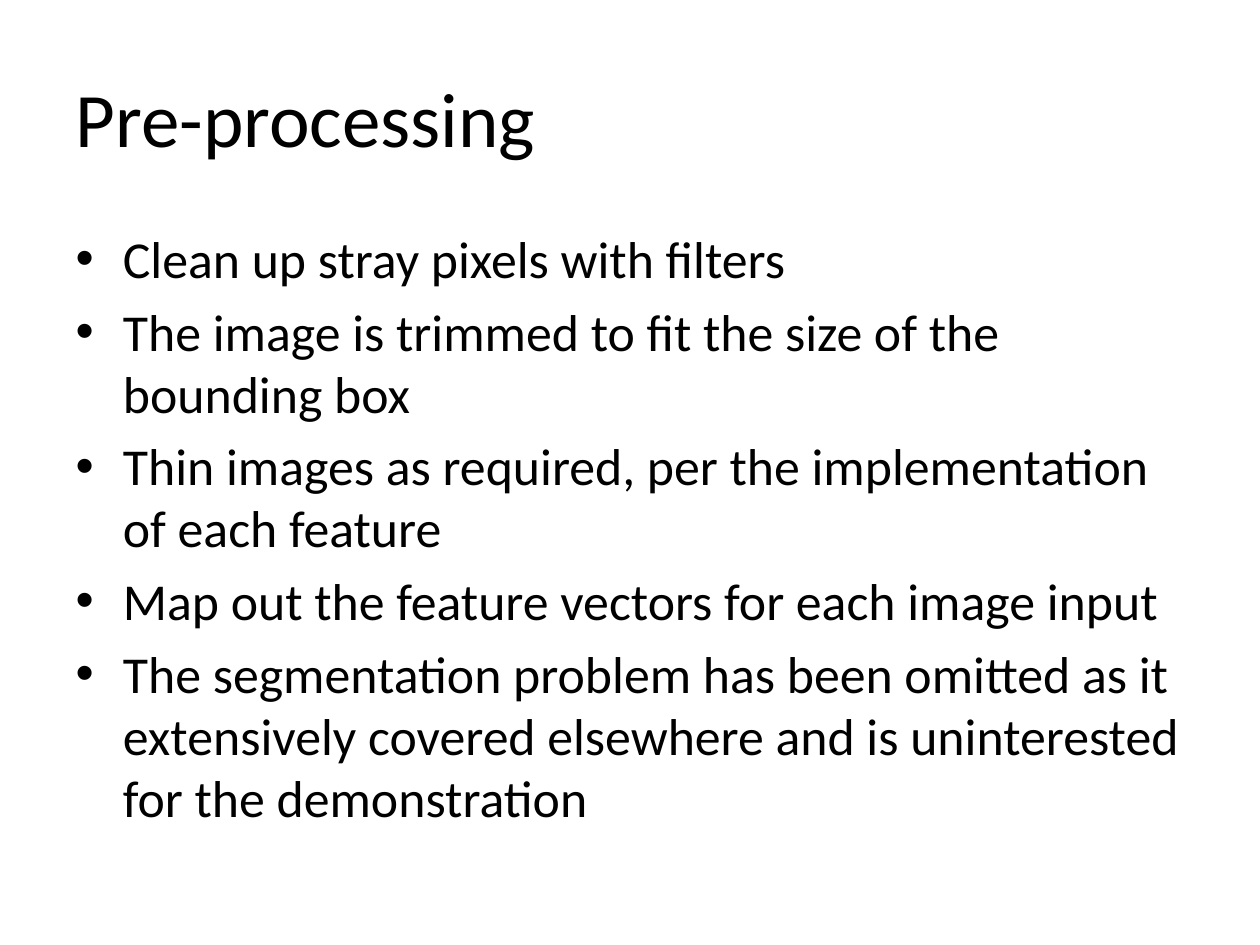
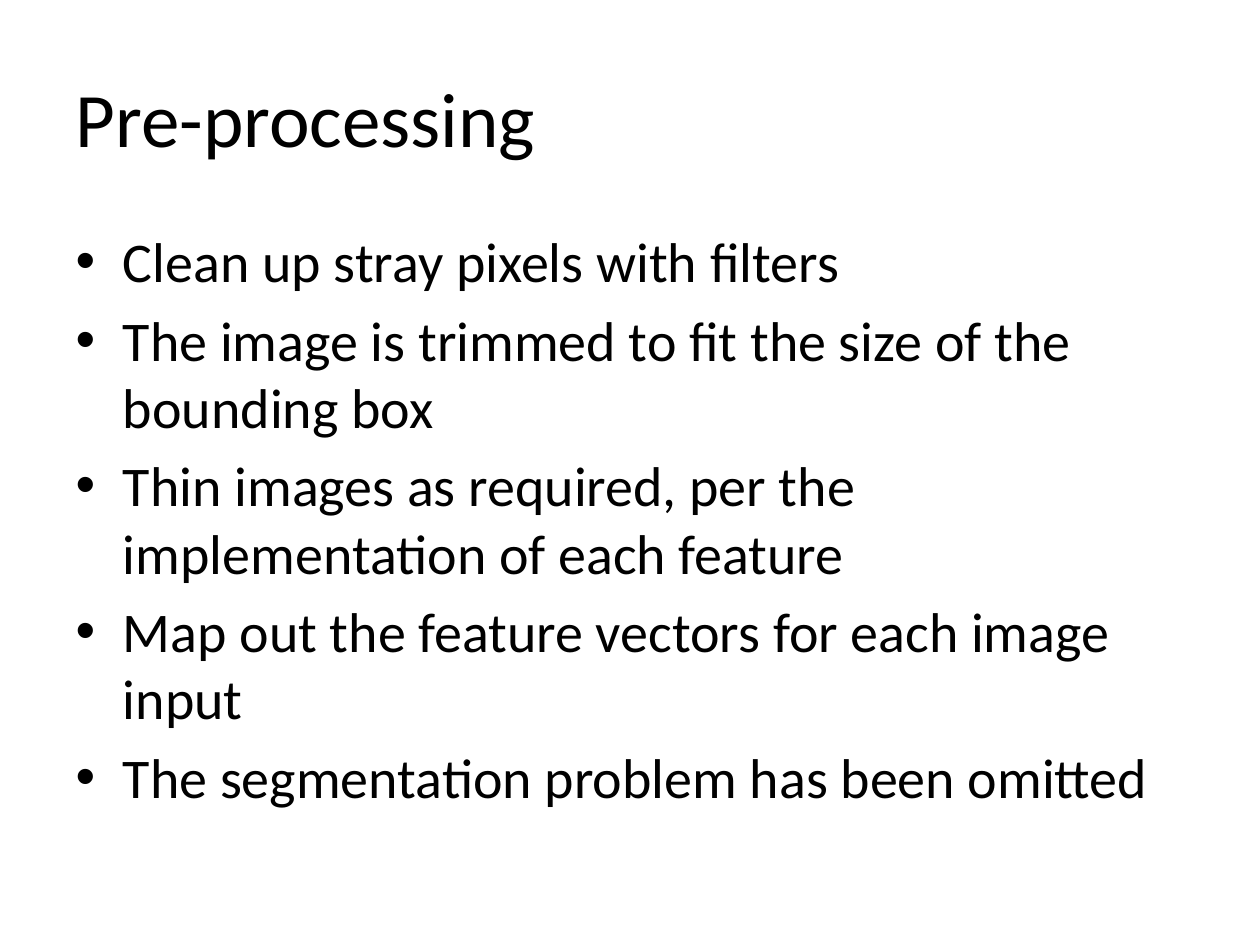
Before and after one commit to hilts-vaughan/cp467, a slide deck: slide 2 of Mean Vector Clustering w.pptx. Drawn at 1260x945 pixels with LibreOffice and Linux fonts; fonts in the diff are those of the drawing. Boxes give left, top, right and bottom in pixels: in the first picture for what was removed or moved away, otherwise in the second. Text is boxed around its words. In the diff, an @@ line names an element or a change of style, - is before the commit and + after.

```diff
--- a/Mean Vector Clustering w.pptx
+++ b/Mean Vector Clustering w.pptx
@@ text at [123,243,1109,728]: size 29.6 to 32 pt in "Clean up stray pixels with filters", "The image is trimmed to fit the ...", "Thin images as required, per the implementation ...", "Map out the feature vectors for each ..." @@
@@ text at [123,759,1147,808]: text changed; size 29.6 to 32 pt @@
-• The segmentation problem has been omitted as it extensively covered elsewhere and is uninterested for the demonstration
+• The segmentation problem has been omitted
```
Also in this commit, not shown: 1 other slide changed, 1 slide added, 1 slide removed.
